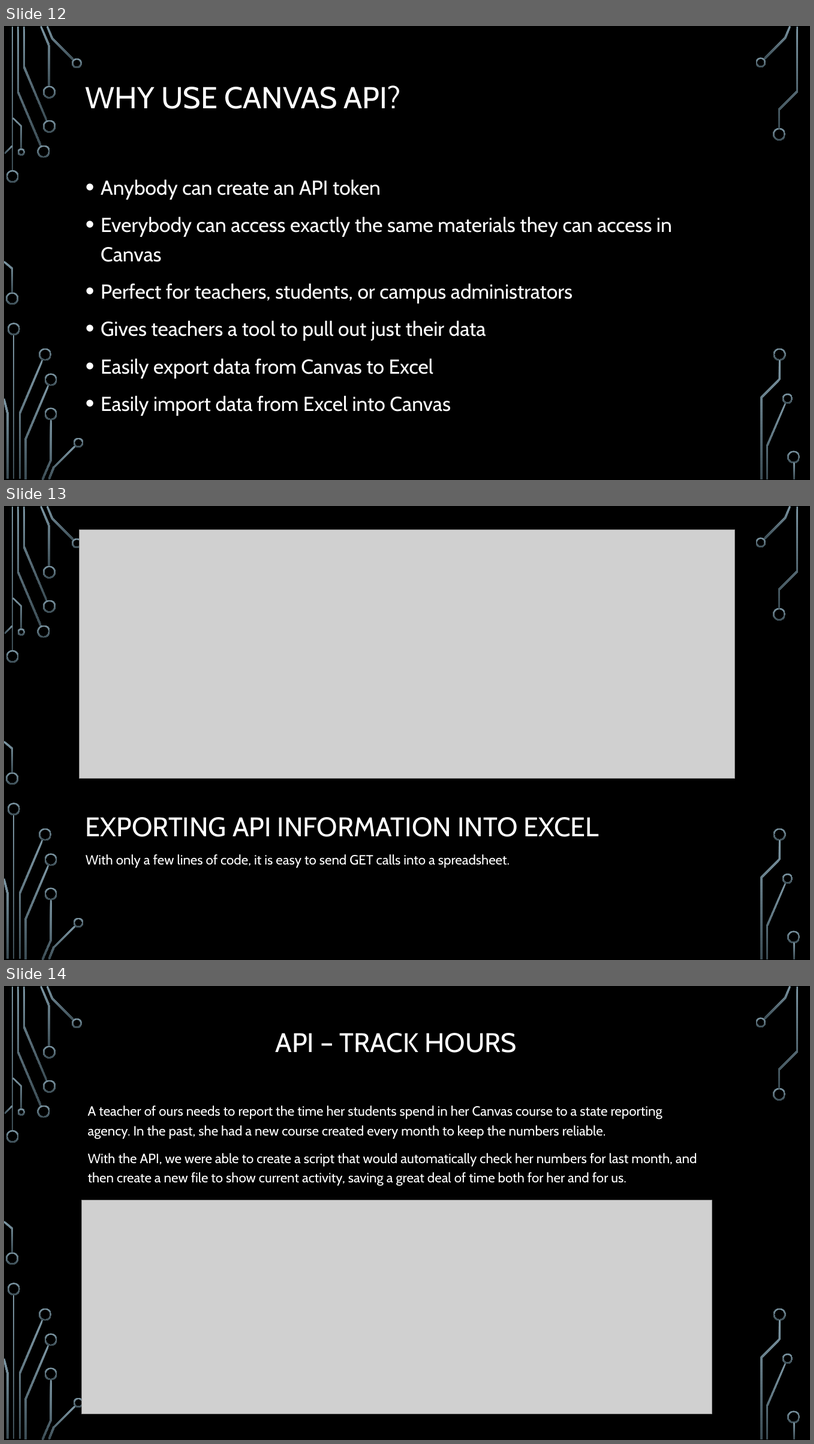
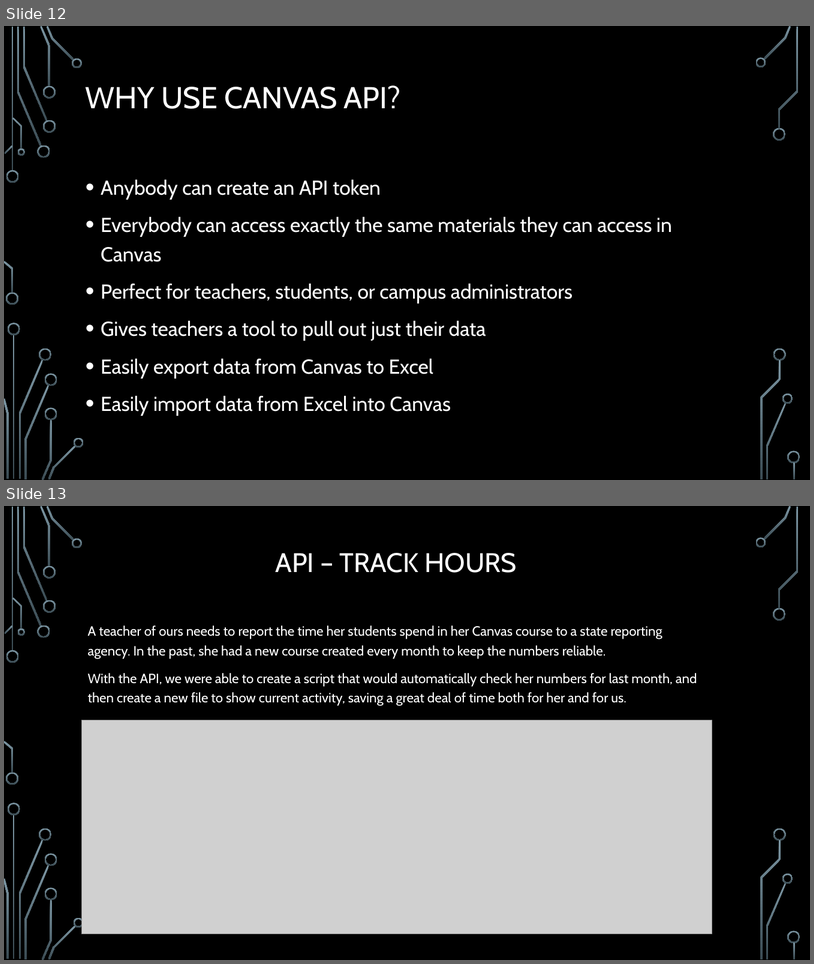
Before and after one commit to robertwleonard/CanvasData, a slide deck: CanvasData_BirdvilleISD.pptx. Shown one above the other, each under a label of ours: slides 12, 13 and 14 before the commit, slides 12 and 13 after it. The pictures are 814x1444 and 814x964 pixels, drawn with LibreOffice and Linux fonts; fonts in the diff are those of the drawing; grey boxes stand for pictures; background and template pictures are left out. Boxes give left, top, right and bottom in pixels: in the first picture for what was removed or moved away, otherwise in the second. Text is boxed around its words. In the diff, an @@ line names an element or a change of style, - is before the commit and + after.

```diff
--- a/CanvasData_BirdvilleISD.pptx
+++ b/CanvasData_BirdvilleISD.pptx
@@ slide 13 removed at (4, 506, 810, 960), background picture (left out); not listed: 36 template elements that a slide beside it also shows @@
@@ picture removed at (80, 529, 735, 778) @@
@@ title removed at (86, 817, 599, 837) @@
-EXPORTING API INFORMATION INTO EXCEL
@@ text removed at (86, 854, 510, 868) @@
-With only a few lines of code, it is easy to send GET calls into a spreadsheet.
@@ what was slide 14 is now slide 13 @@
```
Also in this commit, not shown: 6 slides changed.
